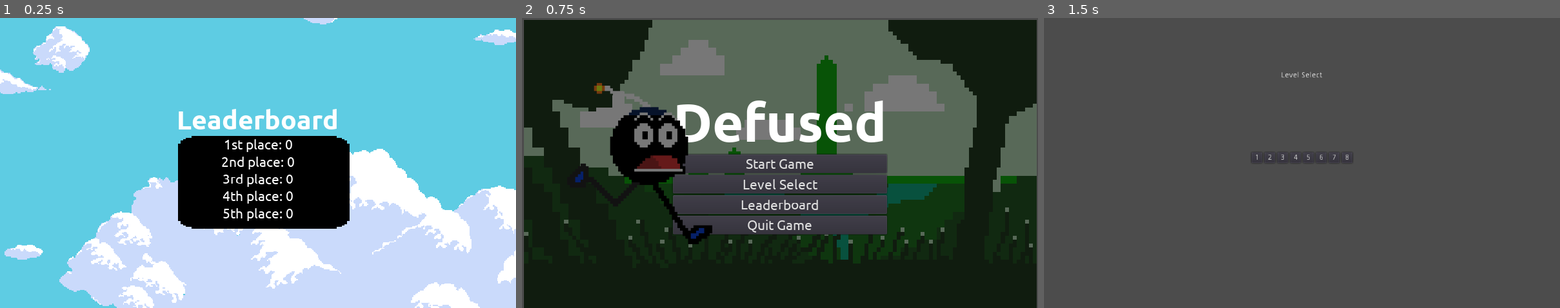
Above: before the commit, frames 1-3 (left to right).
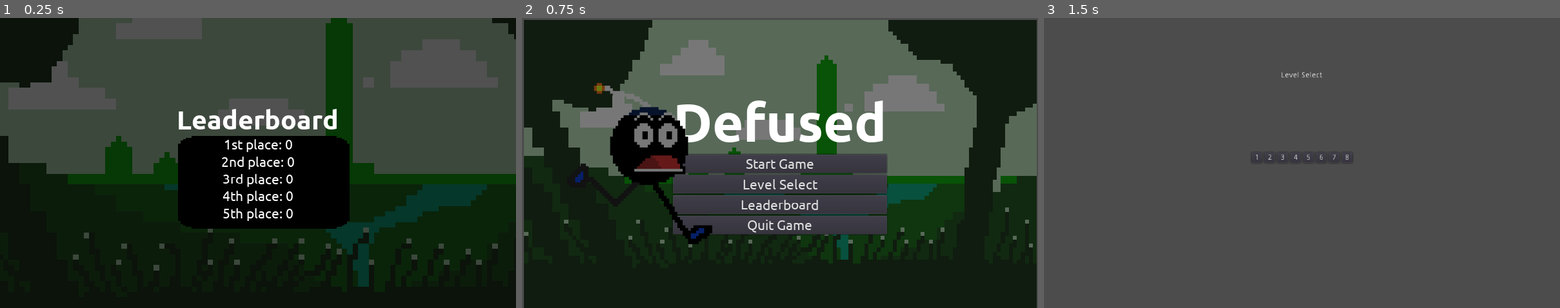
Above: after the commit, the same moments.

Repository: keshava1/defused
Game: Godot game, scene res://Scenes/Leaderboard.tscn
Same seed, same stepped clock (60 frames per second), same inputs: the game is played once before the commit and once after it. This scene is started directly instead of the project's main scene. The engine's default icon, where the game draws it, is replaced by a stand-in: a white triangle on a blue panel in a dark square. Sound files missing from this copy of the repository are replaced by a short silence.
Inputs:
- Up to frame 1 (0.25 s): no input
- Up to frame 2 (0.75 s): tap Enter (ui_accept) at 0.5, 0.6 s; hold Right (ui_right) from 0.53 s (still down)
- Up to frame 3 (1.5 s): tap Enter (ui_accept) at 0.77, 1.07 s; release Right (ui_right) at 1.25 s; click "Level Select" at 1.25 s

The runs differ from the first frame. In frame 1, 89% of the frame differs, in the area x 0-100%, y 0-100%; in frame 2, nothing differs; in frame 3, nothing differs.

Commit message:
build 7!

Diff:
--- a/Project 1 Platformer Git/DashGhost.gd
+++ b/Project 1 Platformer Git/DashGhost.gd
@@ -5,6 +5,7 @@
 # Called when the node enters the scene tree for the first time.
 func _ready():
 	# 1 is initial val, 0 is final val, 1 is time it takes, 3 is transition type, 1 is ease type
+	# interpolates color to be more opaque
 	$Tween.interpolate_property(self, "modulate:a", 1.0, 0.0, 1, 3, 1)
 	$Tween.start()
 
@@ -13,4 +14,5 @@
 
 
 func _on_Tween_tween_completed(object, key):
+	#delete node
 	queue_free()
--- a/Project 1 Platformer Git/PlayerVars.gd
+++ b/Project 1 Platformer Git/PlayerVars.gd
@@ -1,6 +1,6 @@
 extends Node
 
-
+# variables that the player uses
 var jumps = 2
 var motion = Vector2(0, -1)
 var canDash
@@ -15,15 +15,15 @@
 var muted = false
 var temp = 0
 var deaths = 0
-
+#score variables
 var score1 = 0
 var score2 = 0
 var score3 = 0
 var score4 = 0
 var score5 = 0
-
+# spring constant
 const SPRING = -1000
-
+#make gravity upwards
 func upGravity():
 	print("gravity up")
 	direction = Vector2(0, 1)
@@ -32,7 +32,7 @@
 	jump = 500
 	#walljumpx = -400
 	wallJumpY = -400
-
+# make gravity downwards
 func downGravity():
 	print("gravity down")
 	direction = Vector2(0, -1)
@@ -41,10 +41,10 @@
 	jump = -500
 	#walljumpx = 400
 	wallJumpY = 400
-
+#on ready, make gravity down
 func _ready():
 	downGravity()
-
+#resets vars
 func reset():
 	jumps = 2
 	motion = Vector2(0, -1)
@@ -56,7 +56,7 @@
 	walljumpx = 400
 	wallJumpY = 400
 	live = true
-
+#check for exit, mute, and more
 func _physics_process(delta):
 	if( Input.is_action_just_pressed("ui_cancel")):
 		get_tree().quit()
@@ -71,7 +71,7 @@
 			MusicPlayer.play(temp)
 			muted = false
 
-
+#add a new score
 func newScore(score):
 	var temp = score
 	var temp2
--- a/Project 1 Platformer Git/Scenes/Leaderboard.gd
+++ b/Project 1 Platformer Git/Scenes/Leaderboard.gd
@@ -8,11 +8,13 @@
 
 # Called when the node enters the scene tree for the first time.
 func _ready():
+	#set all text nodes to scoring
 	$CenterContainer/VBoxContainer/S1.text = "1st place: " + str(PlayerVars.score1)
 	$CenterContainer/VBoxContainer/S2.text = "2nd place: " + str(PlayerVars.score2)
 	$CenterContainer/VBoxContainer/S3.text = "3rd place: " + str(PlayerVars.score3)
 	$CenterContainer/VBoxContainer/S4.text = "4th place: " + str(PlayerVars.score4)
 	$CenterContainer/VBoxContainer/S5.text = "5th place: " + str(PlayerVars.score5)
 func _process(delta):
+	#wait for user input to switch back to main scene
 	if(Input.is_action_just_pressed("ui_accept")):
 		get_tree().change_scene("res://StartMenu.tscn")
--- a/Project 1 Platformer Git/Scenes/Leaderboard.tscn
+++ b/Project 1 Platformer Git/Scenes/Leaderboard.tscn
@@ -1,6 +1,6 @@
 [gd_scene load_steps=7 format=2]
 
-[ext_resource path="res://Dirt Autotile and Sky/Sky.png" type="Texture" id=1]
+[ext_resource path="res://Dirt Autotile and Sky/new background.png" type="Texture" id=1]
 [ext_resource path="res://Fonts/Ubuntu-Bold.ttf" type="DynamicFontData" id=2]
 [ext_resource path="res://icon.png" type="Texture" id=3]
 [ext_resource path="res://Fonts/UbuntuNormal.tres" type="DynamicFont" id=4]
@@ -14,7 +14,8 @@
 script = ExtResource( 5 )
 
 [node name="Sprite" type="Sprite" parent="."]
-position = Vector2( 483, 138 )
+modulate = Color( 0.321569, 0.321569, 0.321569, 1 )
+position = Vector2( 516, 265 )
 scale = Vector2( 2, 2 )
 z_index = -2
 texture = ExtResource( 1 )
--- a/Project 1 Platformer Git/Scenes/Levels.gd
+++ b/Project 1 Platformer Git/Scenes/Levels.gd
@@ -2,7 +2,7 @@
 
 
 
-#get_tree().change_scene("res://Scenes/World7.tscn")
+#sets all of the buttons
 func _on_Button_pressed():
 		get_tree().change_scene("res://Scenes/World7.tscn")
 
--- a/Project 1 Platformer Git/Scripts/Scoring.gd
+++ b/Project 1 Platformer Git/Scripts/Scoring.gd
@@ -8,6 +8,7 @@
 
 # Called when the node enters the scene tree for the first time.
 func _ready():
+	#get these nodes
 	var time = int(PlayerVars.timer)
 	var deaths = PlayerVars.deaths
 	var points = 9999 - int(time)*2 - deaths*50
--- a/Project 1 Platformer Git/StartMenu.gd
+++ b/Project 1 Platformer Git/StartMenu.gd
@@ -3,7 +3,10 @@
 
 
 func _on_StartGame_pressed():
+	PlayerVars.timer = 0
+	PlayerVars.deaths = 0
 	get_tree().change_scene("res://Scenes/World7.tscn")
+
 
 
 func _on_QuitGame_pressed():
Not shown, added: Project 1 Platformer Git/executables/build7.exe
Not shown, added: Project 1 Platformer Git/executables/build7.pck
